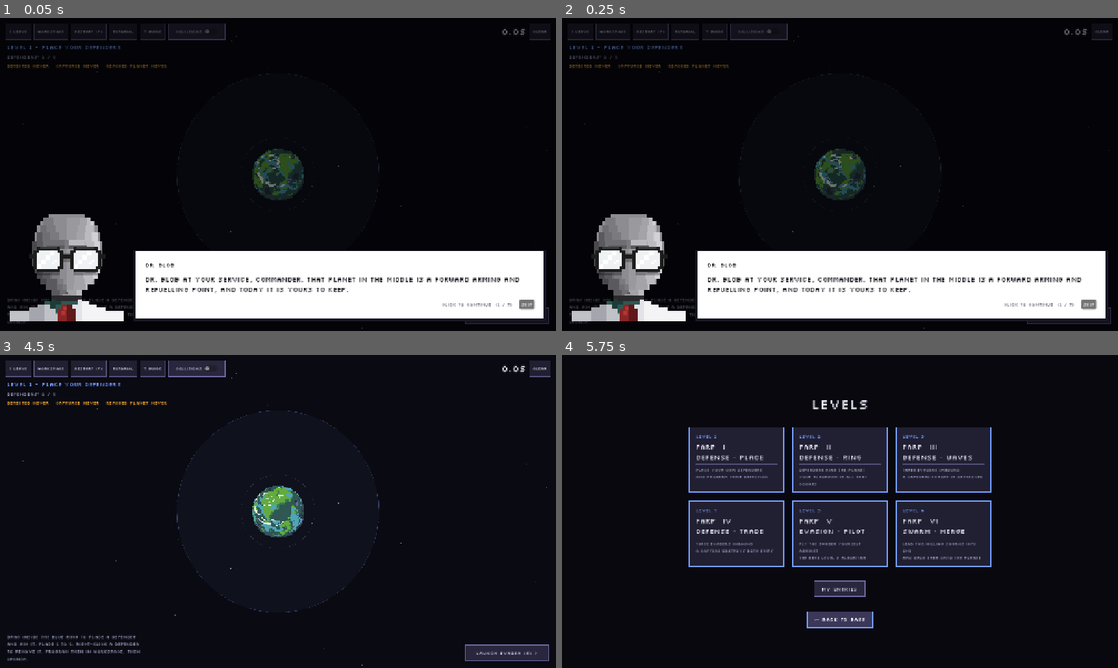
Above: before the commit, frames 1-4 (two rows, left to right).
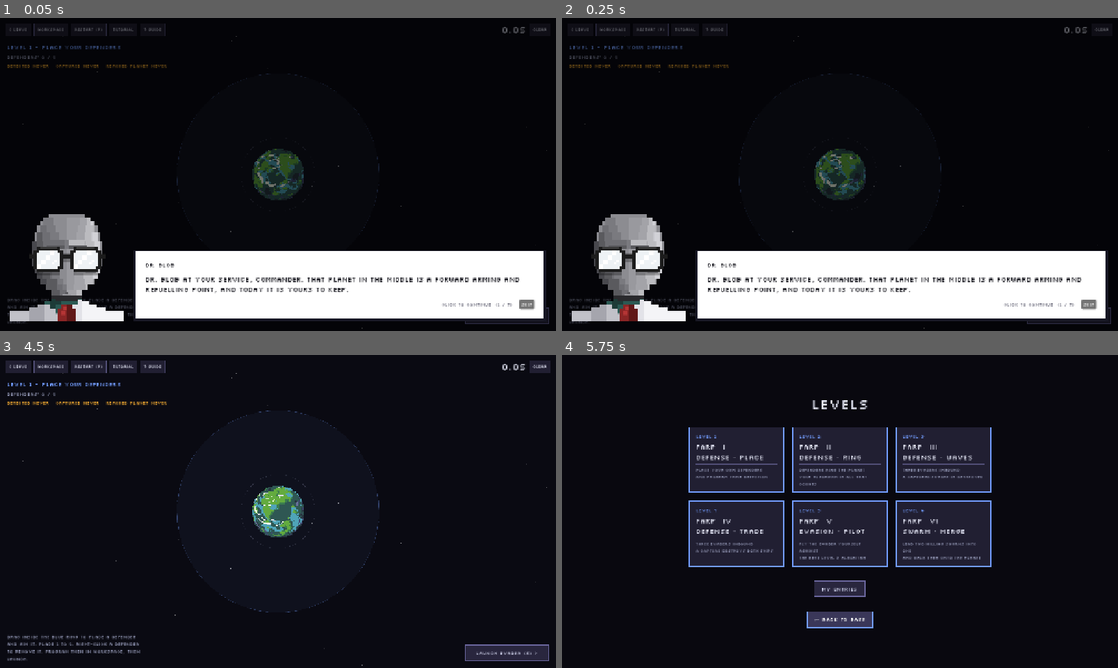
Above: after the commit, the same moments.

Repository: GMU-ASRC/astro-swarm
Game: Godot game, scene res://levels/modes/level1/Level1Scene.tscn
Two runs of this game, one before a commit and one after it. Both use one fixed random seed, a clock stepped at 60 frames per second and the inputs below. This scene is started directly instead of the project's main scene.
Inputs:
- Up to frame 1 (0.05 s): no input
- Up to frame 2 (0.25 s): no input
- Up to frame 3 (4.5 s): click "RESTART (P)" at 0.5 s; click "RESTART (P)" at 1.25 s; click "RESTART (P)" at 2 s; click "LAUNCH EVADER (S) >" at 2.75 s; click "LAUNCH EVADER (S) >" at 3.5 s; click "SKIP" at 4.25 s
- Up to frame 4 (5.75 s): click "< LEAVE" at 5 s

The runs differ from the first frame. In frame 1, 0.5% of the frame differs, in the area x 1-99%, y 1-8%; in frame 2, 0.5%; in frame 3, 1.3%; in frame 4, nothing differs.

Commit message:
Submit every level automatically and hide the collisions toggle

Diff:
--- a/levels/modes/FARPBase.gd
+++ b/levels/modes/FARPBase.gd
@@ -191,7 +191,7 @@
 	return true
 
 func _uses_collisions_toggle() -> bool:
-	return true
+	return false
 
 func _submit_button_text() -> String:
 	return "SUBMIT ALGORITHM"
@@ -351,18 +351,22 @@
 	return ship
 
 func _spawn_scripted_evader(spawn_pos: Vector2):
-	_evader = SHIP.instantiate()
-	_evader.setup_raider(EVADER_PROGRAM, EVADER_HP)
-	_evader.ship_color = C_EVADER
-	_evader.set_obstacles(Vector2.ZERO, 0.0, Vector2.ZERO, 0.0)
-	_evader.collisions_enabled = false
-	_evader.is_evader = true
-	_evader.arena_size = _arena
-	_evader.show_health = false
-	_evader.speed_mult = EVADER_SPEED / 150.0
-	add_child(_evader)
-	_evader.global_position = spawn_pos
-	_evader.rotation = (_planet - spawn_pos).angle()
+	_evader = _make_scripted_evader(spawn_pos)
+
+func _make_scripted_evader(spawn_pos: Vector2) -> Node2D:
+	var evader := SHIP.instantiate()
+	evader.setup_raider(EVADER_PROGRAM, EVADER_HP)
+	evader.ship_color = C_EVADER
+	evader.set_obstacles(Vector2.ZERO, 0.0, Vector2.ZERO, 0.0)
+	evader.collisions_enabled = false
+	evader.is_evader = true
+	evader.arena_size = _arena
+	evader.show_health = false
+	evader.speed_mult = EVADER_SPEED / 150.0
+	add_child(evader)
+	evader.global_position = spawn_pos
+	evader.rotation = (_planet - spawn_pos).angle()
+	return evader
 
 func _random_ring_placements(count: int, rng: RandomNumberGenerator) -> Array:
 	var out: Array = []
@@ -437,6 +441,12 @@
 		_evader.set_physics_process(false)
 	_update_event_label()
 	_show_outcome(reason)
+	_auto_submit()
+
+func _auto_submit():
+	if _submitted or not _submits_algorithm():
+		return
+	_submit_entry()
 
 func _show_outcome(reason: String):
 	var defender_won: bool = reason == "capture"
@@ -456,7 +466,7 @@
 			headline = "The evader was neither captured nor reached the planet."
 	_phase_label.text = title
 	_phase_label.add_theme_color_override("font_color", C_GREEN if (defender_won != _is_evader_role()) else C_RED)
-	_show_result(title, "%s\n\n%s" % [headline, _event_summary()], _submits_algorithm() and not _submitted)
+	_show_result(title, "%s\n\n%s\n\nThe entry is submitted automatically." % [headline, _event_summary()], _submits_algorithm() and not _submitted)
 
 func _is_evader_role() -> bool:
 	return false
@@ -491,6 +501,9 @@
 func _on_submit_finished(success: bool, code: int, _response):
 	if code == 409:
 		_submit_btn.text = "ALREADY SUBMITTED"
+	elif code == 426:
+		_submit_btn.text = "GAME OUT OF DATE"
+		_submit_btn.disabled = true
 	elif success:
 		_submit_btn.text = "SUBMITTED"
 	else:
--- a/levels/modes/level1/Level1Scene.gd
+++ b/levels/modes/level1/Level1Scene.gd
@@ -27,7 +27,7 @@
 		"5.  DETECTION is logged the first time any defender sees the evader in its vision cone.",
 		"6.  CAPTURE is the first time a defender physically touches the evader. Capture ends the run and you win.",
 		"7.  The GOAL TIME is when the evader reaches the planet. If that happens first, the planet is breached.",
-		"8.  Submit your algorithm to benchmark it over many trials on the server.",
+		"8.  Every run is submitted automatically and benchmarked over many trials on the server.",
 		"Scroll to zoom, middle-drag to pan.",
 	]
 
--- a/levels/modes/level2/Level2Scene.gd
+++ b/levels/modes/level2/Level2Scene.gd
@@ -9,7 +9,7 @@
 	return "LEVEL 2 - PROGRAM THE RING"
 
 func _level_subtitle() -> String:
-	return "%d defenders are scattered at random inside the blue placement ring, facing random directions. You cannot move them - only your algorithm decides the outcome. Press REROLL for a different scatter. The layout on screen when you submit is the one the server benchmarks." % RING_COUNT
+	return "%d defenders are scattered at random inside the blue placement ring, facing random directions. You cannot move them - only your algorithm decides the outcome. Press REROLL for a different scatter. The layout on screen when you launch is the one the server benchmarks." % RING_COUNT
 
 func _walkthrough_lines() -> Array:
 	return [
@@ -21,14 +21,14 @@
 		"5.  DETECTION is logged the first time any defender sees the evader in its vision cone.",
 		"6.  CAPTURE is the first time a defender physically touches the evader. Capture ends the run and you win.",
 		"7.  The GOAL TIME is when the evader reaches the planet. If that happens first, the planet is breached.",
-		"8.  Submit your algorithm. The server benchmarks it on the layout you submitted, over many enemy approach angles.",
-		"9.  The best submitted entry becomes the opponent in Level 3 - your algorithm and your layout.",
+		"8.  Every run is submitted automatically. The server benchmarks your algorithm on the layout you launched with, over many enemy approach angles.",
+		"9.  The best submitted entry becomes the opponent in Level 5 - your algorithm and your layout.",
 		"Scroll to zoom, middle-drag to pan.",
 	]
 
 func _hint_lines() -> Array:
 	return [
-		"REROLL until you get a scatter you like - the layout on screen when you submit is the one you are graded on, and the one Level 3 pilots will face if you win.",
+		"REROLL until you get a scatter you like - the layout on screen when you submit is the one you are graded on, and the one Level 5 pilots will face if you win.",
 		"An algorithm that only works from one lucky layout will fall apart on the next reroll. Check a few before submitting.",
 		"Make the defenders sweep: turning while moving forward covers far more angles than driving straight.",
 		"Detection alone does not win. Add WHEN SEES ENEMY then DO FACE and DO FORWARD so a defender closes in and touches the evader.",
